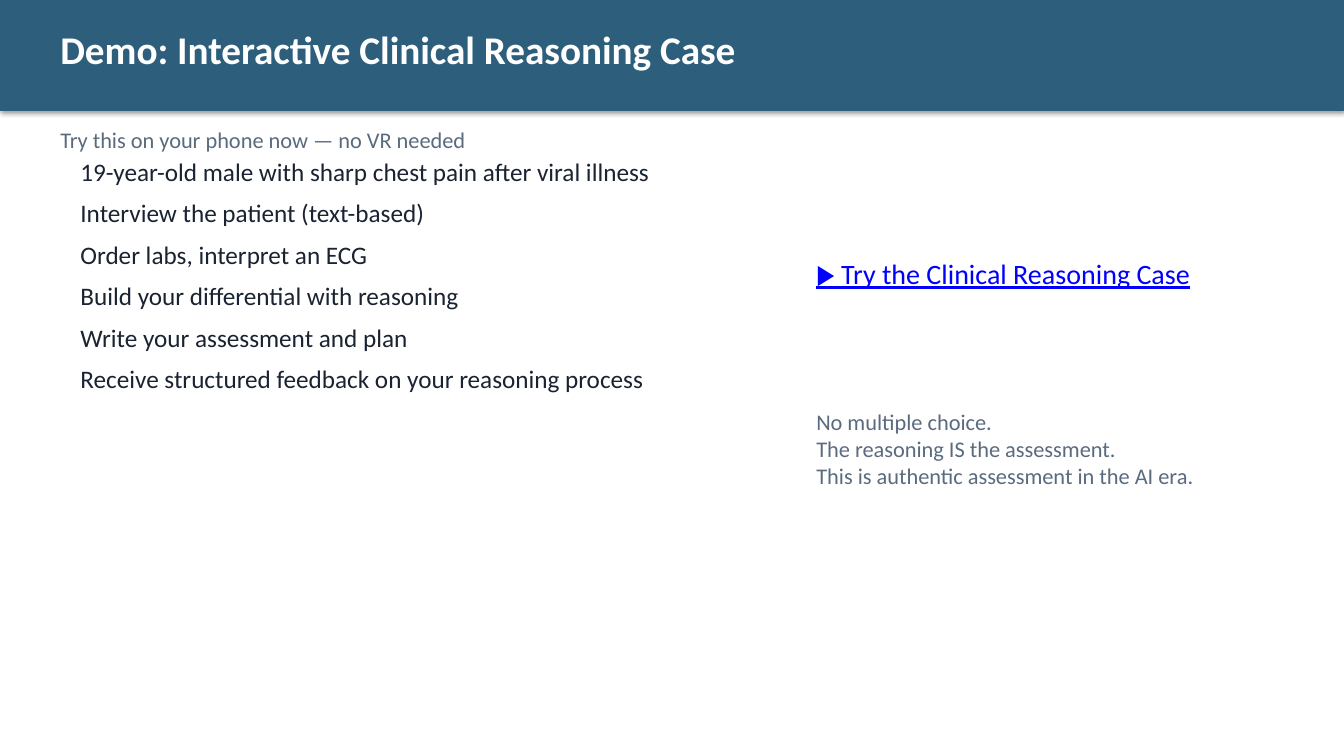
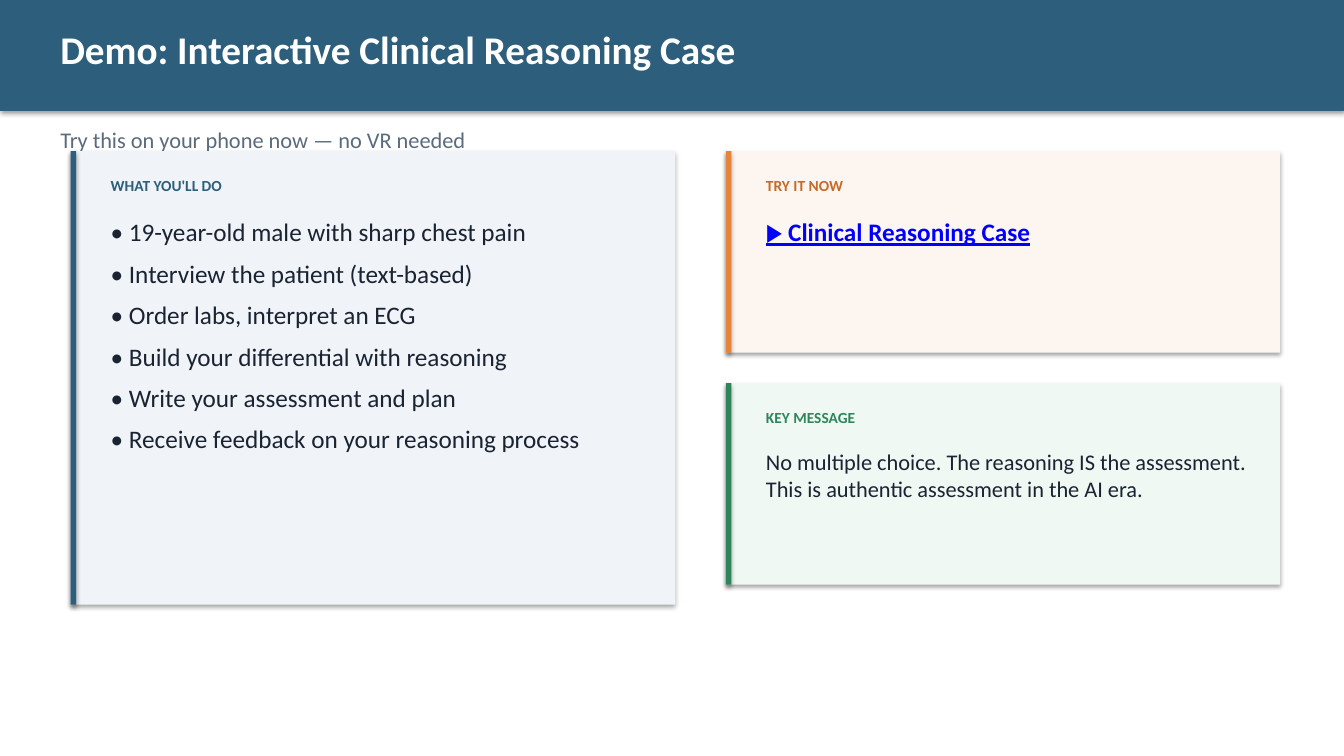
Before and after one commit to diana-brewer/digital-learning-unlocked, a slide deck: slide 20 of Digital Learning Unlocked - Slide Deck.pptx. Drawn at 1344x756 pixels with LibreOffice and Linux fonts; fonts in the diff are those of the drawing. Boxes give left, top, right and bottom in pixels: in the first picture for what was removed or moved away, otherwise in the second. Text is boxed around its words. In the diff, an @@ line names an element or a change of style, - is before the commit and + after.

Commit message:
Restyle slide deck with tables, callouts, and colored cards matching HTML design

```diff
--- a/Digital Learning Unlocked - Slide Deck.pptx
+++ b/Digital Learning Unlocked - Slide Deck.pptx
@@ rectangle added at (71,151,676,605), fill #F0F4F8 @@
@@ rectangle added at (71,151,77,605), fill #2D5F7C @@
@@ rectangle added at (726,151,1280,353), fill #FDF6F0 @@
@@ rectangle added at (726,151,732,353), fill #E8833A @@
@@ text added at (111,180,222,191), 11 pt, text #2D5F7C, bold @@
+WHAT YOU'LL DO
@@ text added at (766,181,843,191), 11 pt, text #C66A28, bold @@
+TRY IT NOW
@@ text at (129,223,580,453): text changed @@
-19-year-old male with sharp chest pain after viral illness
-Interview the patient (text-based)
-Order labs, interpret an ECG
-Build your differential with reasoning
-Write your assessment and plan
-Receive structured feedback on your reasoning process
+• 19-year-old male with sharp chest pain
+• Interview the patient (text-based)
+• Order labs, interpret an ECG
+• Build your differential with reasoning
+• Write your assessment and plan
+• Receive feedback on your reasoning process
@@ text at (788,223,1030,246): text changed; size 20 to 18 pt; bold on @@
-▶ Try the Clinical Reasoning Case
+▶ Clinical Reasoning Case
@@ rectangle added at (726,383,1280,585), fill #F0F8F4 @@
@@ rectangle added at (726,383,732,585), fill #2D8659 @@
@@ text added at (766,413,855,423), 11 pt, text #2D8659, bold @@
+KEY MESSAGE
@@ text "No multiple choice. The reasoning ...": place and size @@
-text "No multiple choice. The reasoning ..." at (816,414,1193,484)
+text "No multiple choice. The reasoning ..." at (766,454,1245,497)
@@ text "No multiple choice. The reasoning ..." at (766,454,1245,497): text colour #5A6B7E to #1A2332 @@
```
Also in this commit, not shown: 20 other slides changed.
